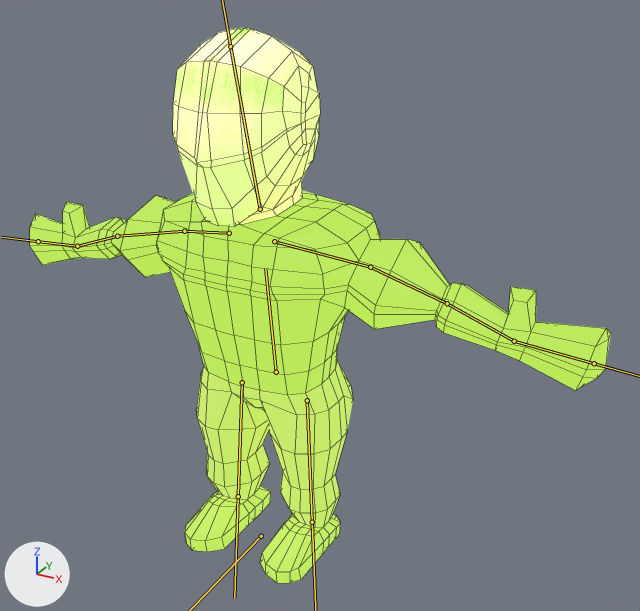
A saved change to the FBX model Tactics/assets/models/body.fbx.
Camera for both pictures: a 50 mm lens placed at (0.896, -1.354, 1.274), pointed at (0.111, 0.072, 0.561). Lighting does not change. The marker at lower left points along +X, +Y and +Z. The bones that bend it are drawn over the model as lines. Mesh edges are drawn as thin lines.

In view in the first picture: 'Body'.
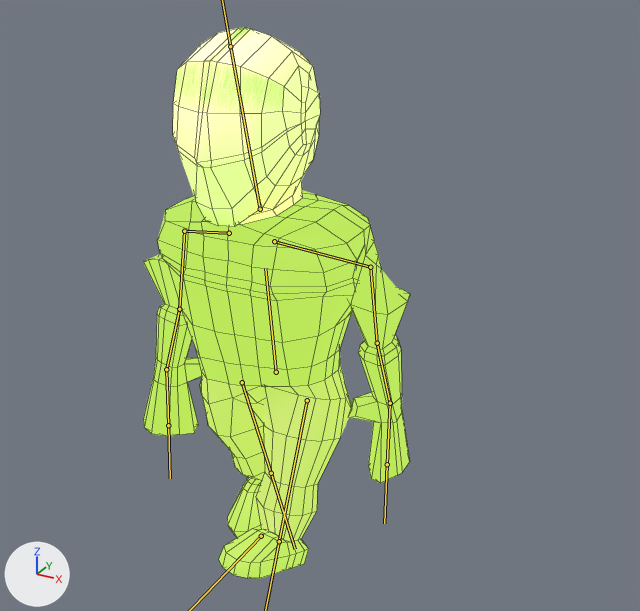
The newer file adds an action. The first version stands in its rest pose; the second is drawn at frame 30 of the action 'Armature|Run'.

Where the change shows, as pixel boxes [x1, y1, x2, y2] in the pictures (640 x 611 px):
'Body', posed (54% narrower)
    before: [30, 28, 611, 583]
    after: [143, 28, 410, 579]
bone 'LArm.R', root to tip
    before: (370, 267) to (447, 303)
    after: (370, 267) to (377, 343)
bone 'Hand.R', root to tip
    before: (447, 303) to (514, 341)
    after: (377, 343) to (390, 403)
bone 'Hand.R.001', root to tip
    before: (514, 341) to (594, 363)
    after: (390, 403) to (387, 464)
bone 'LArm.L', root to tip
    before: (184, 231) to (117, 236)
    after: (184, 231) to (179, 309)
bone 'Hand.L', root to tip
    before: (117, 236) to (77, 246)
    after: (179, 309) to (166, 369)
bone 'Hand.L.001', root to tip
    before: (77, 246) to (38, 241)
    after: (166, 369) to (168, 425)
bone 'Leg.R', root to tip
    before: (307, 400) to (312, 522)
    after: (307, 400) to (279, 541)
bone 'Leg.L', root to tip
    before: (242, 382) to (238, 496)
    after: (242, 382) to (271, 473)

The change, as a diff of the scene's bpy script:
```diff
--- a/Tactics/assets/models/body.fbx.py
+++ b/Tactics/assets/models/body.fbx.py
@@ bone_larm_r @@
 bone_larm_r = bpy.data.objects['Armature'].pose.bones['LArm.R']  # child of 'UArm.R'
-bone_larm_r.rotation_quaternion = (1.0, 0.0, 0.0, 0.0)  # degrees (0, 0, 0)
+bone_larm_r.rotation_quaternion = (0.203, -0.271, 0.749, -0.569)  # degrees (-106, 0, -140)
@@ bone_hand_r @@
 bone_hand_r = bpy.data.objects['Armature'].pose.bones['Hand.R']  # child of 'LArm.R'
-bone_hand_r.rotation_quaternion = (1.0, 0.0, 0.0, 0.0)  # degrees (0, 0, 0)
+bone_hand_r.rotation_quaternion = (1.0, 0.026, 0.001, 0.003)  # degrees (3, 0, 0)
@@ bone_hand_r_001 @@
 bone_hand_r_001 = bpy.data.objects['Armature'].pose.bones['Hand.R.001']  # child of 'Hand.R'
-bone_hand_r_001.rotation_quaternion = (1.0, 0.0, 0.0, 0.0)  # degrees (0, 0, 0)
+bone_hand_r_001.rotation_quaternion = (0.925, -0.007, -0.38, -0.018)  # degrees (0, -45, -2)
@@ bone_larm_l @@
 bone_larm_l = bpy.data.objects['Armature'].pose.bones['LArm.L']  # child of 'UArm.L'
-bone_larm_l.rotation_quaternion = (1.0, 0.0, 0.0, 0.0)  # degrees (0, 0, 0)
+bone_larm_l.rotation_quaternion = (0.203, -0.271, 0.749, -0.569)  # degrees (-106, 0, -140)
@@ bone_hand_l @@
 bone_hand_l = bpy.data.objects['Armature'].pose.bones['Hand.L']  # child of 'LArm.L'
-bone_hand_l.rotation_quaternion = (1.0, 0.0, 0.0, 0.0)  # degrees (0, 0, 0)
+bone_hand_l.rotation_quaternion = (0.998, 0.01, -0.018, 0.052)  # degrees (1, -2, 6)
@@ bone_hand_l_001 @@
 bone_hand_l_001 = bpy.data.objects['Armature'].pose.bones['Hand.L.001']  # child of 'Hand.L'
-bone_hand_l_001.rotation_quaternion = (1.0, 0.0, 0.0, 0.0)  # degrees (0, 0, 0)
+bone_hand_l_001.rotation_quaternion = (0.99, 0.013, -0.011, 0.137)  # degrees (1, -1, 16)
@@ bone_leg_r @@
 bone_leg_r = bpy.data.objects['Armature'].pose.bones['Leg.R']  # child of 'Torso'
-bone_leg_r.rotation_quaternion = (1.0, 0.0, 0.0, 0.0)  # degrees (0, 0, 0)
+bone_leg_r.rotation_quaternion = (0.975, -0.216, 0.019, -0.057)  # degrees (-25, 1, -7)
@@ bone_leg_l @@
 bone_leg_l = bpy.data.objects['Armature'].pose.bones['Leg.L']  # child of 'Torso'
-bone_leg_l.rotation_quaternion = (1.0, 0.0, 0.0, 0.0)  # degrees (0, 0, 0)
+bone_leg_l.rotation_quaternion = (0.984, 0.176, -0.021, -0.002)  # degrees (20, -2, -1)
```
